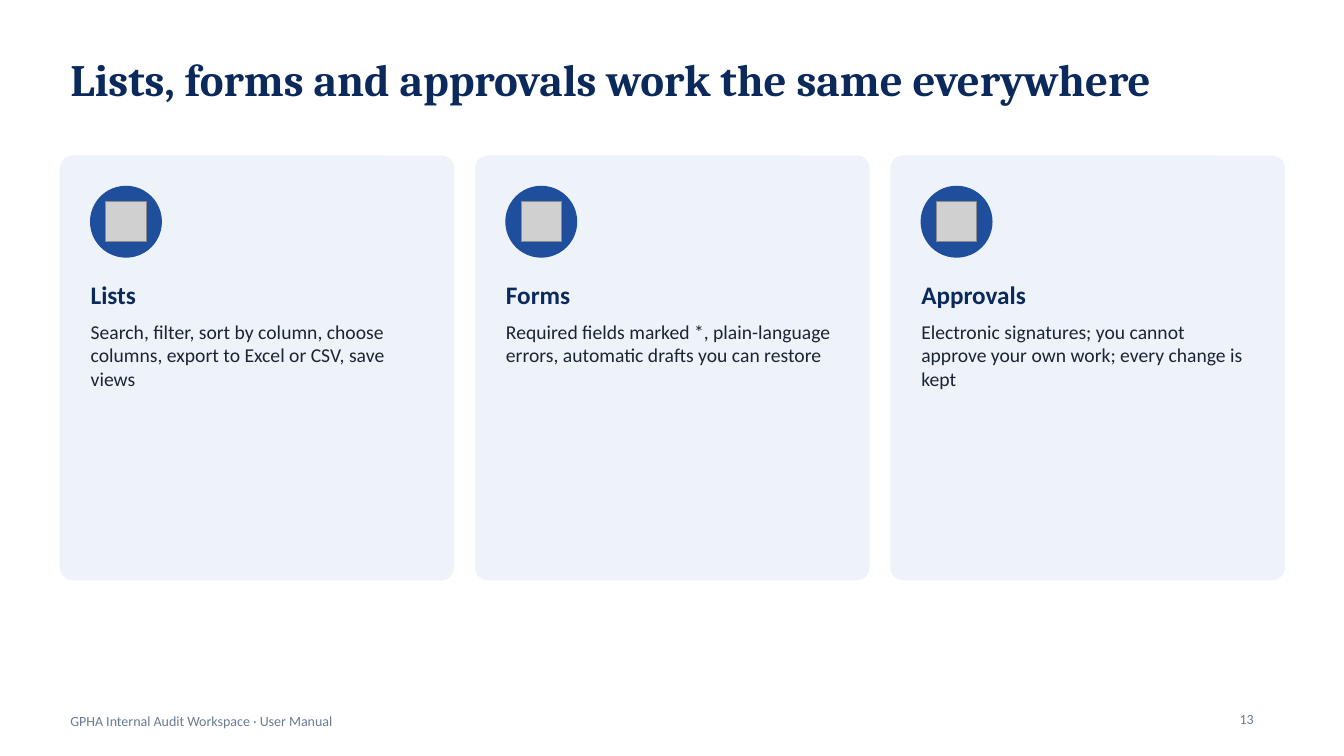
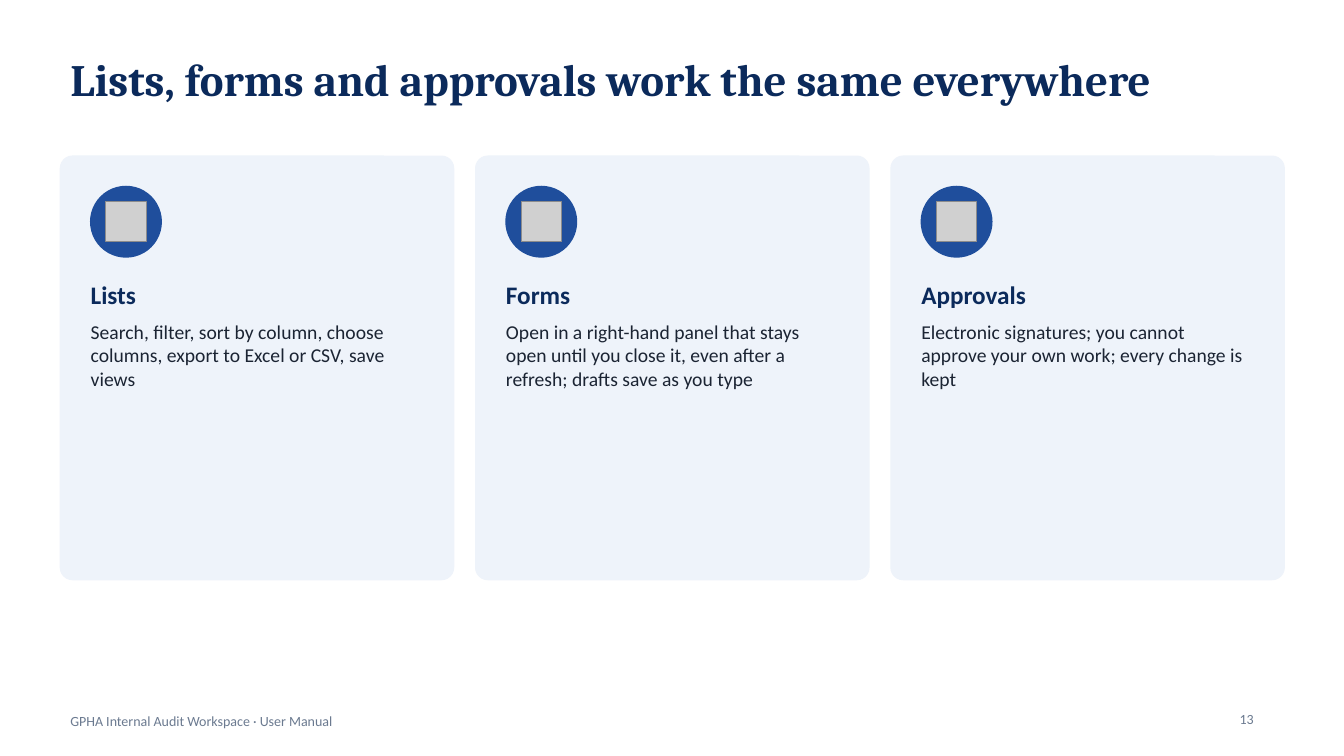
Before and after one commit to kotcdw/GPHAIAWORKSPACE, a slide deck: slide 13 of docs/Usermanual.pptx. Drawn at 1344x756 pixels with LibreOffice and Linux fonts; fonts in the diff are those of the drawing; grey boxes stand for pictures. Boxes give left, top, right and bottom in pixels: in the first picture for what was removed or moved away, otherwise in the second. Text is boxed around its words. In the diff, an @@ line names an element or a change of style, - is before the commit and + after.

```diff
--- a/docs/Usermanual.pptx
+++ b/docs/Usermanual.pptx
@@ text at <box>506,325,799,389</box>: text changed @@
-Required fields marked *, plain-language errors, automatic drafts you can restore
+Open in a right-hand panel that stays open until you close it, even after a refresh; drafts save as you type
```
Also in this commit, not shown: 1 other slide changed, 22 other files.
